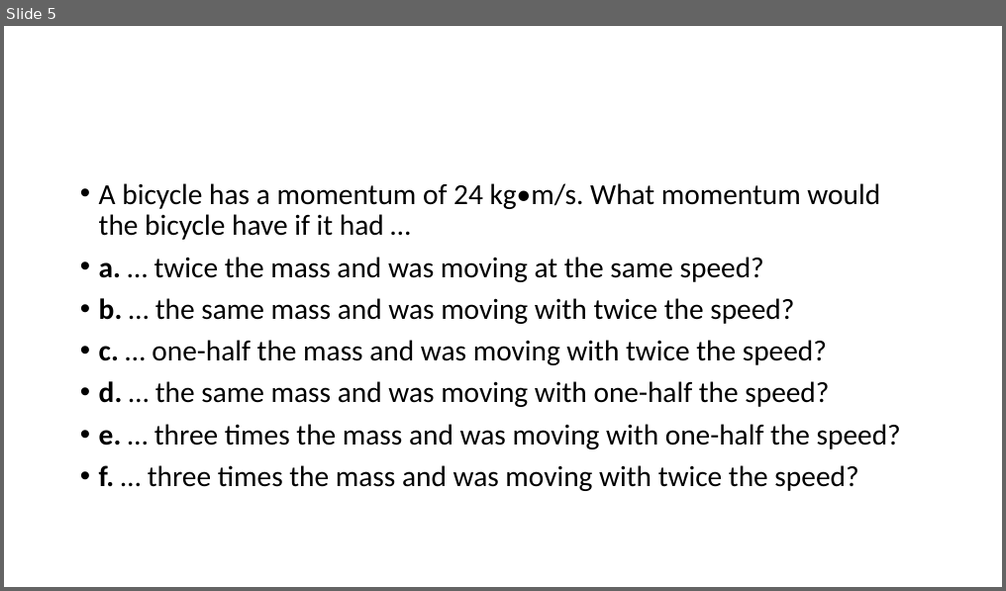
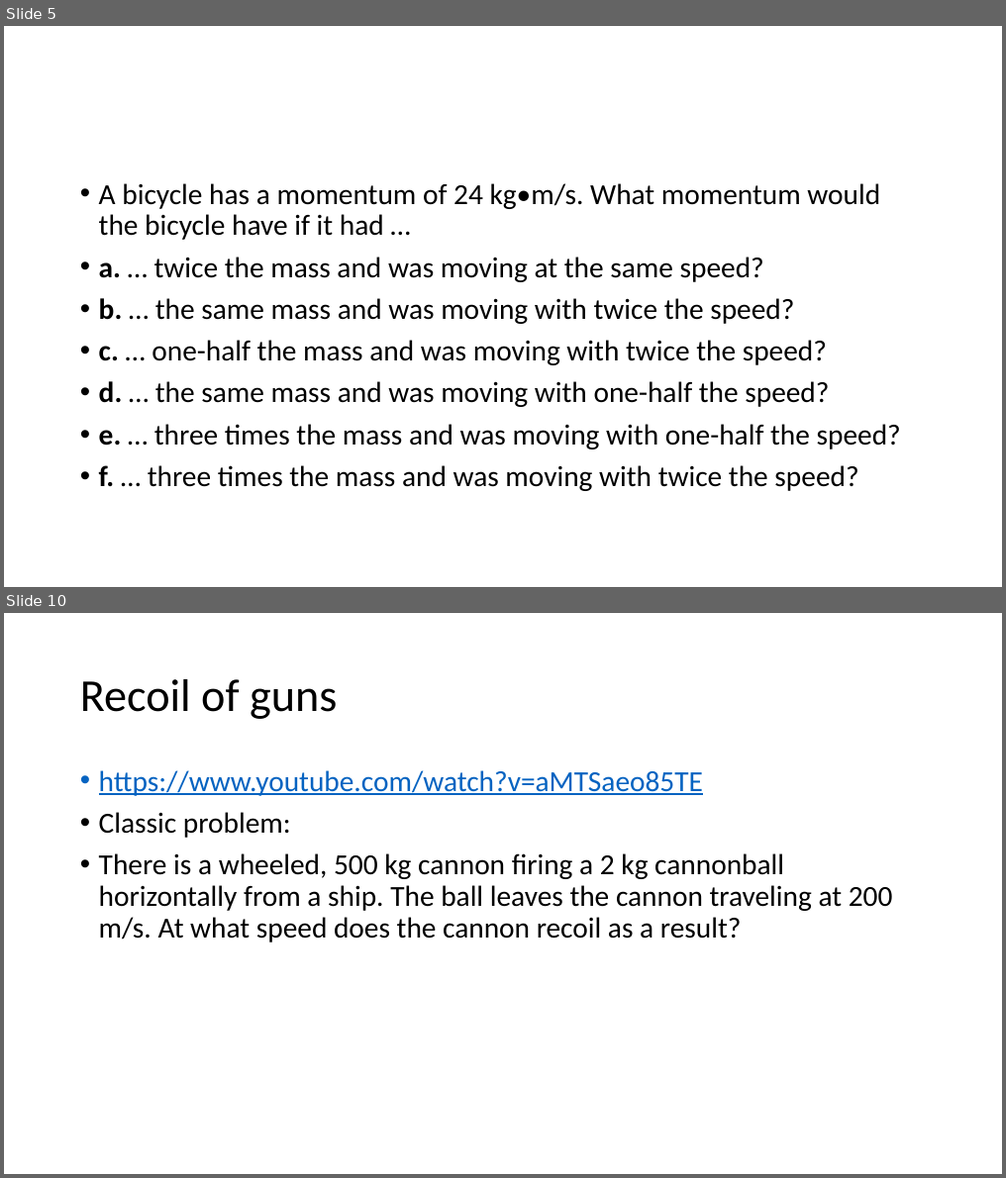
Before and after one commit to acsabai/acsabai.github.io, a slide deck: classes/Physics9ab/downloads/Momentum.pptx. Shown one above the other, each under a label of ours: slide 5 before the commit, slides 5 and 10 after it; the slides between them are not shown. The pictures are 1006x591 and 1006x1178 pixels, drawn with LibreOffice and Linux fonts; fonts in the diff are those of the drawing. Boxes give left, top, right and bottom in pixels: in the first picture for what was removed or moved away, otherwise in the second. Text is boxed around its words. In the diff, an @@ line names an element or a change of style, - is before the commit and + after.

```diff
--- a/classes/Physics9ab/downloads/Momentum.pptx
+++ b/classes/Physics9ab/downloads/Momentum.pptx
@@ slide 10 added at box(4, 613, 1002, 1174), background #FFFFFF @@
@@ title added at box(80, 679, 337, 719), 44 pt, text #000000 @@
+Recoil of guns
@@ text added at box(99, 770, 893, 943), 28 pt, text #000000 @@
+• https://www.youtube.com/watch?v=aMTSaeo85TE
+• Classic problem:
+• There is a wheeled, 500 kg cannon firing a 2 kg cannonball horizontally from a ship. The ball leaves the cannon traveling at 200 m/s. At what speed does the cannon recoil as a result?
```
Also in this commit, not shown: 1 slide changed, 7 other slides added, 2 slides removed.
